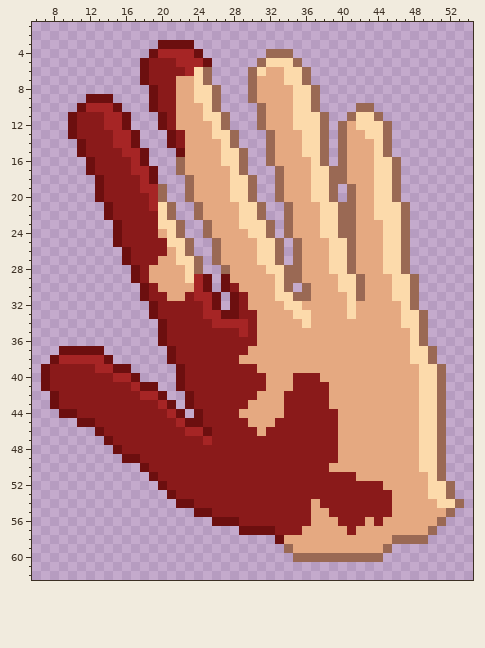
Pixel-art sprite -- Assets/정민지/Cursor.png. That is the earlier state.
The file is 64x64 pixels. Colours within 5 levels of each other are drawn and written as one. Shown: x 6..54, y 1..62.
The same view after the edit:
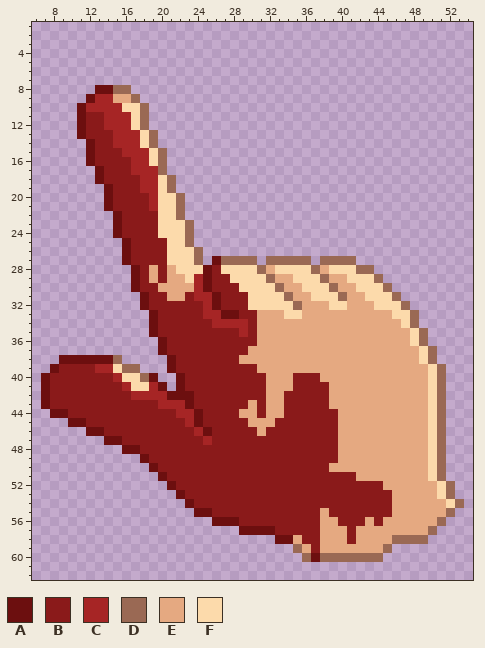
Palette (. is transparent): A #6c0f0f  B #8a1a1a  C #a62525  D #9a6954  E #e5a981  F #fcdaab
Message: 커서 이미지 변경2
What changed:
Changed rows in their new state; - is an unchanged pixel.
first column x 7:
 3 -------------....----------------------------
 4 ------------......-------...-----------------
 5 -----------........-----.....----------------
 6 -----------........----.......---------------
 7 -----------........----.......---------------
 8 ------AADD--........---........--------------
 9 ------CCEED-........---........--------------
10 --------CFFD........----.......----..--------
11 ---.A----CFD-........---........--....-------
12 ---.A----CFD-........---........-......------
13 ---.A-----CFD-........---.......-......------
14 ----.A----CFD-........---.......-......------
15 ----.A-----CFD-........--.......-......------
16 -----------CFD-........--.......-.......-----
17 -----.A-----CD-........---..............-----
18 ------------CFD-........--..............-----
19 ------.A-----FD-........--.......-......-----
20 ------.A-----FFD........--.......-......-----
21 --------------FD-........--..............----
22 -------.A-----FD-........--..............----
23 ---------------FD-........-..............----
24 -------------F-FD-........-..............----
25 --------.A---------........-.............----
26 --------------F-FD-........-.............----
27 -------------BF----ADDDD.D-D-D.DDD-......----
28 -------------B-F-FABFFFFDE-FFFD---FDD....----
29 -------------B-----BBFFFFDEEFFFD-E-FFD....---
30 ----------AB-------BB-FFFFDEEFFFDEEFFFD...---
31 --------------------BB-FFF-DEEFFFDEEFFFD..---
32 -----------AB-------BB-FFFF-D---FFE--FFFD.---
33 ---------------------------F-E----E----F-D.--
34 ------------AB---------------E-----------D.--
35 ------------AB-------------------------------
37 --.....------AB--------------------------E---
38 -.AAAAA-D--------------------------------E---
39 .A------FDD---AB--------------------------E--
40 ---------FFDA-----------------------------E--
41 ---------CFFCA----------------------------E--
42 AB--------C--CAA--------B-----------------E--
43 AB------------CC--------B-----------------E--
44 -A-B----------BCC-------B-----------------E--
45 ---A-B---------BC-------------------------E--
46 -----A----------B-------------------------E--
47 --------A---------------------------------E--
48 --------.AA-------------------------------E--
49 ---------..A------------------------------E--
50 -----------.A-----------------------------E--
51 ------------.A-------------------------------
52 -------------.A----------------------------E-
53 --------------.A---------------------------E-
54 ---------------.--------------B-------------E
55 ------------------------------B--------------
56 ------------------------------B--------------
57 -----------------------------BB--------------
58 ---------------------------A-BB---B----------
59 ---------------------------.D-B--------------
60 ----------------------------.-A--------------
